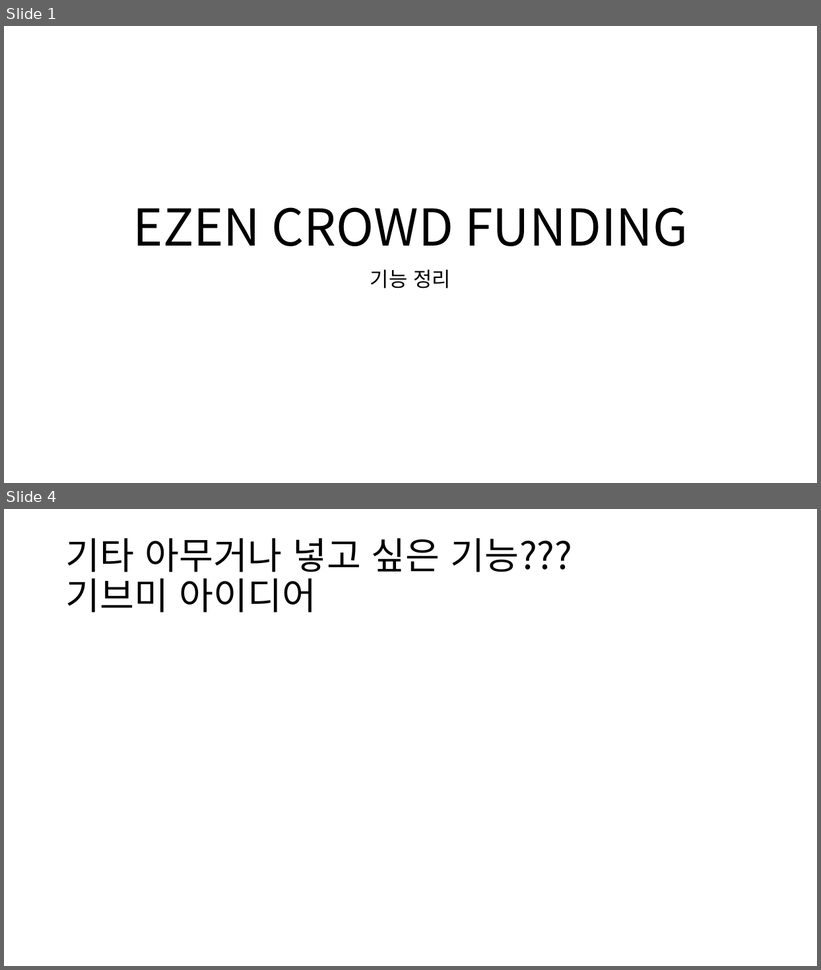
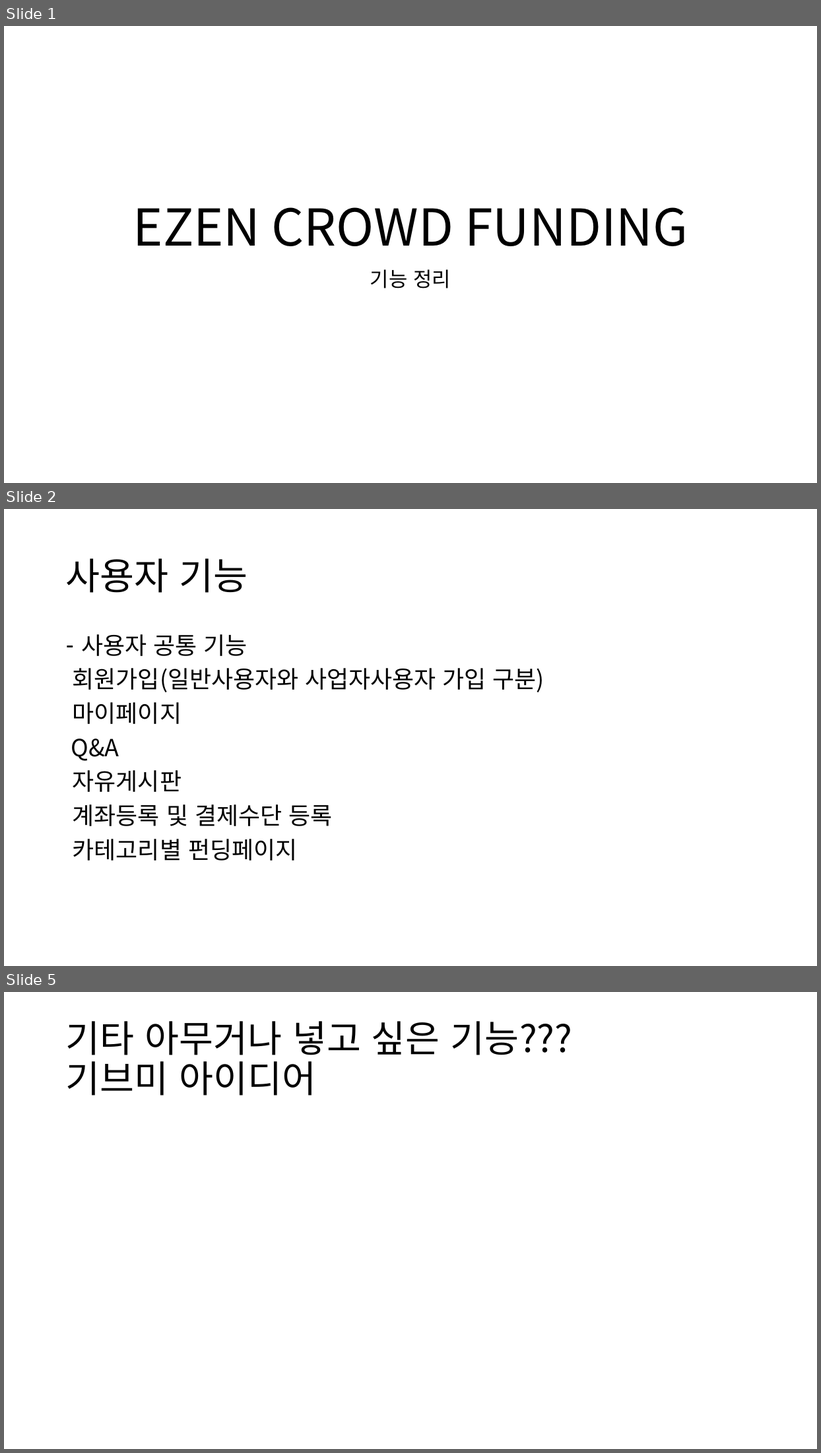
Before and after one commit to ezenteam2/EzenCrowdFunding, a slide deck: 기능 정리/project03 - 기능 정리 - 용승.pptx. Shown one above the other, each under a label of ours: slides 1 and 4 before the commit, slides 1, 2 and 5 after it; the slides between them are not shown. The pictures are 821x970 and 821x1453 pixels, drawn with LibreOffice and Linux fonts; fonts in the diff are those of the drawing. Boxes give left, top, right and bottom in pixels: in the first picture for what was removed or moved away, otherwise in the second. Text is boxed around its words. In the diff, an @@ line names an element or a change of style, - is before the commit and + after.

Commit message:
기능정리 업로드

```diff
--- a/기능 정리/project03 - 기능 정리 - 용승.pptx
+++ b/기능 정리/project03 - 기능 정리 - 용승.pptx
@@ slide 2 added at box(4, 509, 817, 966), background #FFFFFF @@
@@ title added at box(66, 559, 248, 593), 44 pt, text #000000 @@
+사용자 기능
@@ text added at box(71, 634, 544, 861), 28 pt, text #000000 @@
+– 사용자 공통 기능
+회원가입(일반사용자와 사업자사용자 가입 구분)
+마이페이지
+Q&A
+자유게시판
+계좌등록 및 결제수단 등록
+카테고리별 펀딩페이지
@@ what was slide 4 is now slide 5 @@
```
Also in this commit, not shown: 2 slides changed.
